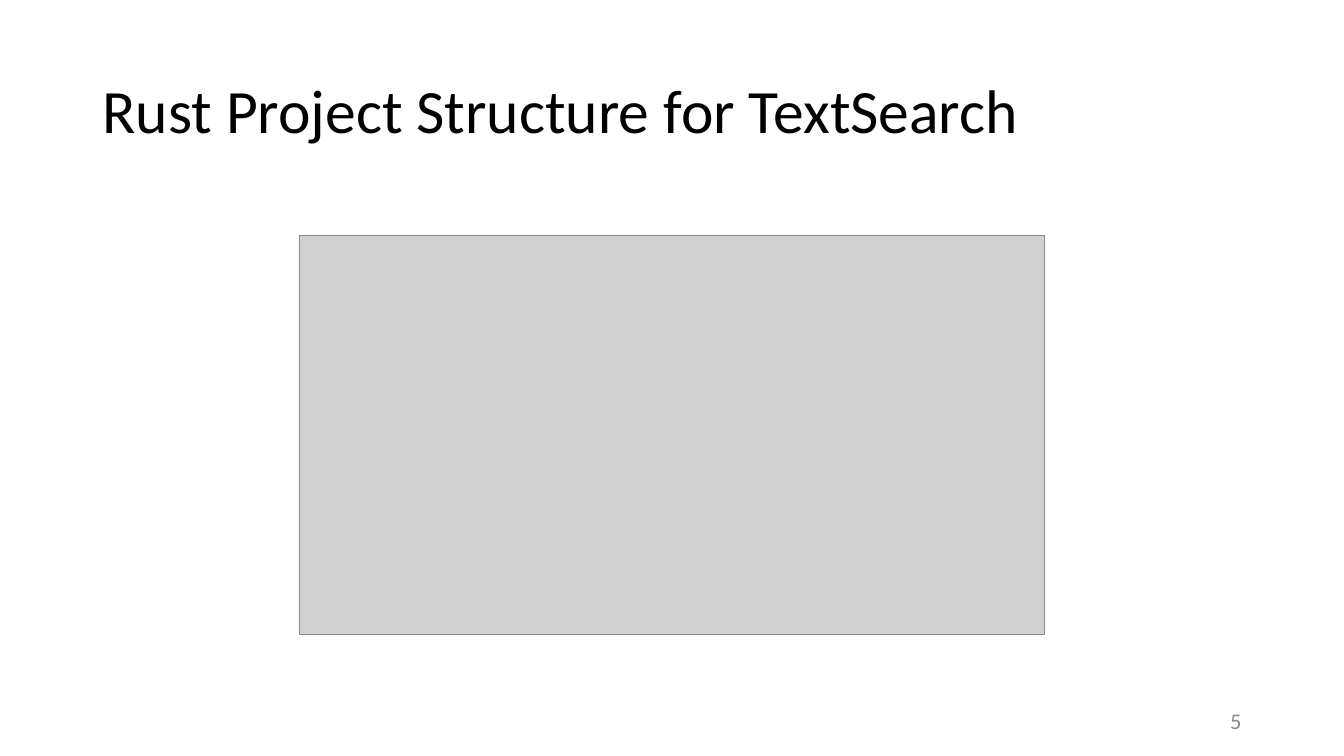
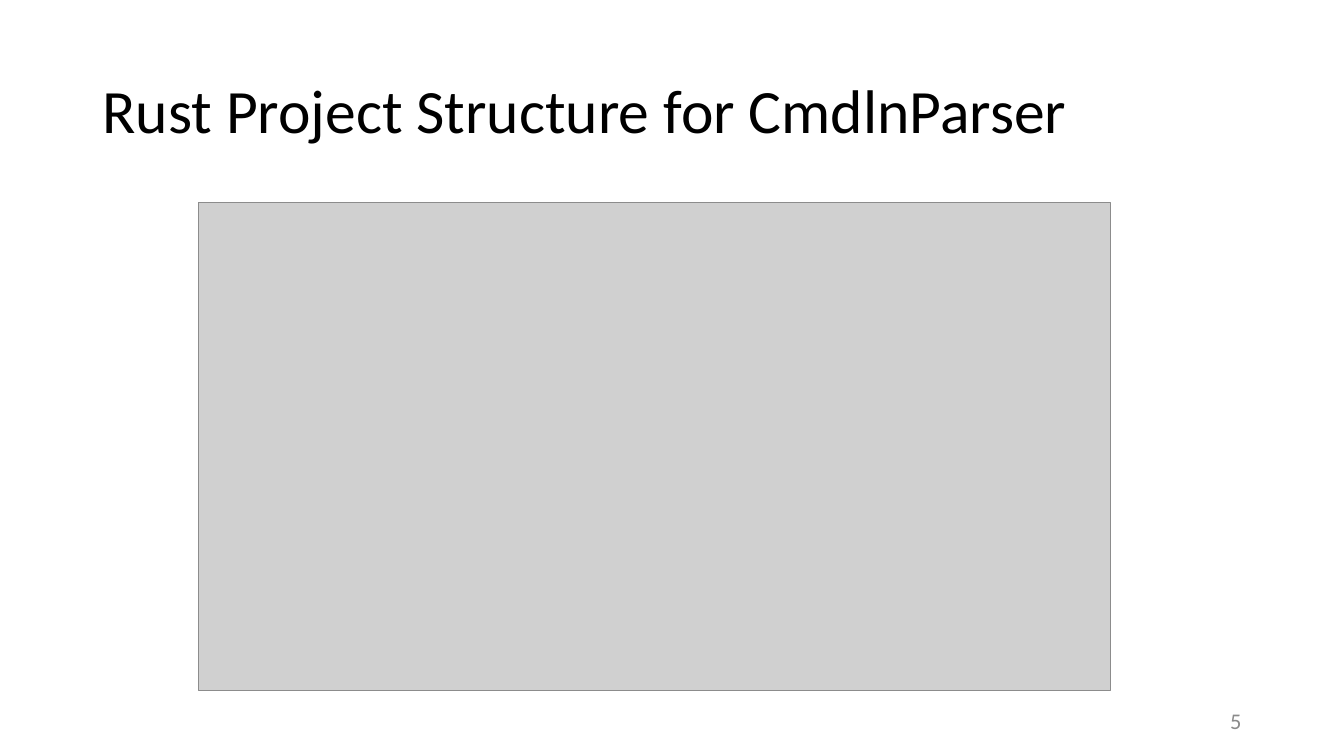
Before and after one commit to JimFawcett/BuildOn, a slide deck: slide 5 of Build-On-4.pptx. Drawn at 1344x756 pixels with LibreOffice and Linux fonts; fonts in the diff are those of the drawing; grey boxes stand for pictures. Boxes give left, top, right and bottom in pixels: in the first picture for what was removed or moved away, otherwise in the second. Text is boxed around its words. In the diff, an @@ line names an element or a change of style, - is before the commit and + after.

```diff
--- a/Build-On-4.pptx
+++ b/Build-On-4.pptx
@@ title at (102,90,1066,144): text changed @@
-Rust Project Structure for TextSearch
+Rust Project Structure for CmdlnParser
@@ picture: place and size @@
-picture at (299,235,1046,634)
+picture at (199,203,1110,691)
```
Also in this commit, not shown: 2 other slides changed, 1 other file.
